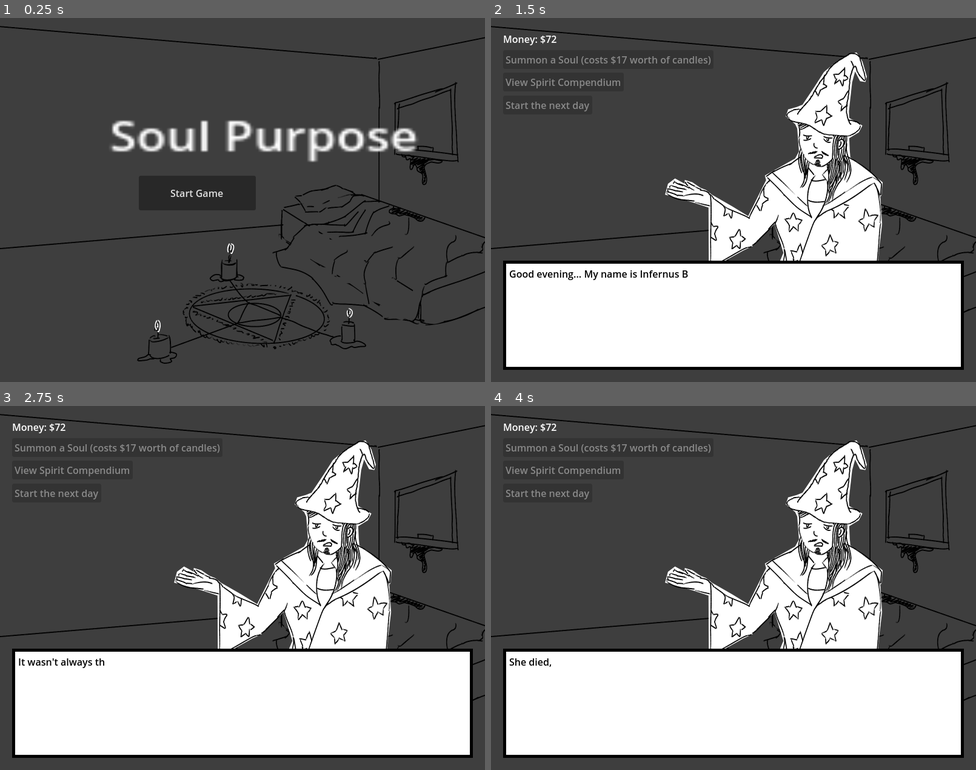
Above: before the commit, frames 1-4 (two rows, left to right).
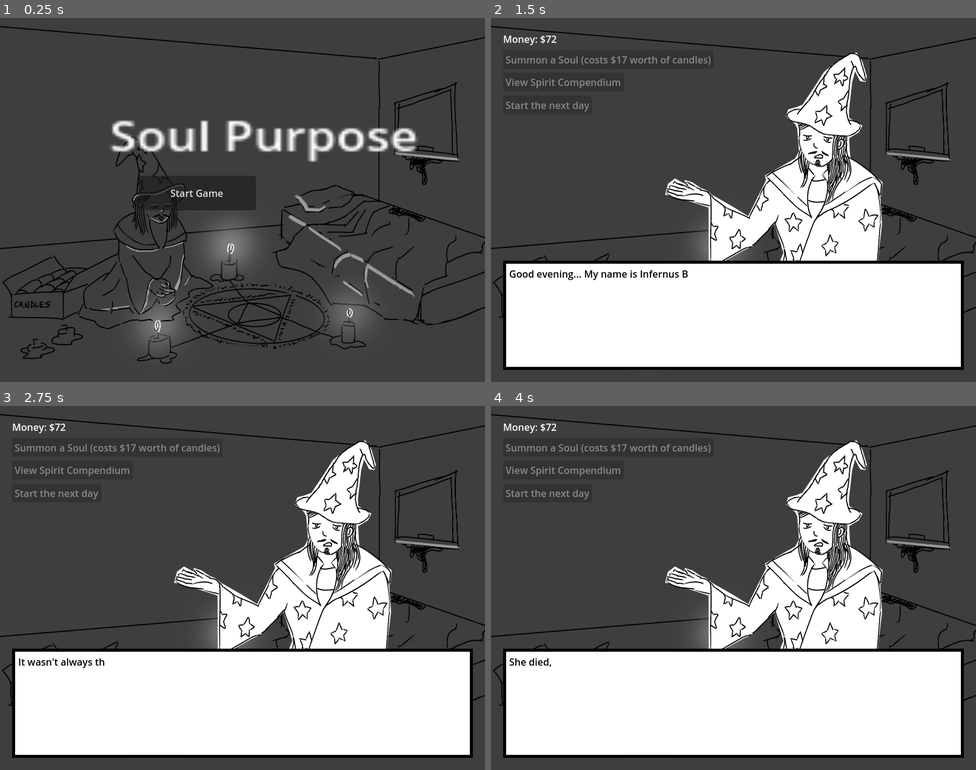
Above: after the commit, the same moments.

Repository: m4ym4y/ld55-soul-purpose
Game: Godot game, scene res://main.tscn
Same seed, same stepped clock (60 frames per second), same inputs: the game is played once before the commit and once after it.
Inputs (mouse positions are in pixels of both pictures, inside the frame that each line leads up to):
- Up to frame 1 (0.25 s): no input
- Up to frame 2 (1.5 s): click "Start Game" at 0.5 s; tap Enter at 1.25 s; move the mouse to (840, 181) at 1.27 s; click (840, 181) at 1.42 s
- Up to frame 3 (2.75 s): tap Space at 2 s; move the mouse to (145, 606) at 2.02 s; click (145, 606) at 2.17 s
- Up to frame 4 (4 s): tap Enter at 2.75 s; move the mouse to (782, 507) at 2.77 s; click (782, 507) at 2.92 s; tap Space at 3.5 s; move the mouse to (709, 660) at 3.52 s; click (709, 660) at 3.67 s

The runs differ from the first frame. In frame 1, 4.6% of the frame differs, in the area x 0-95%, y 32-94%; in frame 2, 0.7%; in frame 3, 0.7%; in frame 4, 0.7%.

Commit message:
summoning animation

Diff:
--- a/office.gd
+++ b/office.gd
@@ -69,6 +69,7 @@
 	$Fade.visible = true
 	$TextBox.display("")
 	ending = true
+	$SubmitBox.queue_free()
 	$DialogueBox.visible = true
 	$DialogueBox.init([
 		{
--- a/room.gd
+++ b/room.gd
@@ -112,11 +112,13 @@
 	])
 
 func _on_dialogue_box_finished():
+	print("DIALOGUE BOX FINISHED")
 	if summoning:
 		return
 	if ending_day:
 		finished.emit()
 		return
+	$Room.play("default")
 	$SummonResult.play("default")
 	$DialogueBox.visible = false
 	$Fade.visible = false
@@ -147,6 +149,7 @@
 func _on_next_day_button_pressed():
 	$Fade.visible = true
 	ending_day = true
+	$Room.play("empty")
 	$DialogueBox.visible = true
 	$DialogueBox.init([
 		{
--- a/room.tscn
+++ b/room.tscn
@@ -1,16 +1,26 @@
-[gd_scene load_steps=16 format=3 uid="uid://dw8sq5c35d3e3"]
+[gd_scene load_steps=26 format=3 uid="uid://dw8sq5c35d3e3"]
 
 [ext_resource type="Script" path="res://room.gd" id="1_5a0lj"]
 [ext_resource type="Texture2D" uid="uid://dp6t6a8nt5ogo" path="res://assets/room1.png" id="2_uhwfe"]
+[ext_resource type="Texture2D" uid="uid://c2k8b6k7s5wcw" path="res://assets/room-empty.png" id="3_1olt3"]
+[ext_resource type="Texture2D" uid="uid://ddaujmsfqks3s" path="res://assets/room2.png" id="3_1uoe5"]
 [ext_resource type="Texture2D" uid="uid://bn867nufsawqh" path="res://assets/room.png" id="3_bvvmn"]
 [ext_resource type="Texture2D" uid="uid://b1o1ne20lcd5y" path="res://assets/dave0.png" id="4_0oa7i"]
 [ext_resource type="Texture2D" uid="uid://dgpg7c0bmxrh0" path="res://assets/dave.png" id="4_2dpmh"]
 [ext_resource type="PackedScene" uid="uid://d1b6843ixwxes" path="res://transition_box.tscn" id="5_p8ga4"]
+[ext_resource type="Texture2D" uid="uid://dxldda7vd0xq5" path="res://assets/room3.png" id="5_r74sv"]
+[ext_resource type="Texture2D" uid="uid://bylda0yyunkyl" path="res://assets/room4.png" id="6_f0lmr"]
 [ext_resource type="Texture2D" uid="uid://f18mbfdkmf4g" path="res://assets/lab8researcher0.png" id="6_wwwmp"]
 [ext_resource type="Texture2D" uid="uid://bc1brlgr4nvio" path="res://assets/lab8researcher.png" id="7_jirfx"]
+[ext_resource type="Texture2D" uid="uid://bsilxxvg5sfb4" path="res://assets/room5.png" id="7_ytjpa"]
 [ext_resource type="Texture2D" uid="uid://bqfpu861xiaml" path="res://assets/trudy0.png" id="8_aygcv"]
+[ext_resource type="Texture2D" uid="uid://dm553wwra2tf6" path="res://assets/room6.png" id="8_fullp"]
+[ext_resource type="Texture2D" uid="uid://dj850pa7w4bnk" path="res://assets/room7.png" id="9_3gacd"]
 [ext_resource type="Texture2D" uid="uid://c4f4d26n7wjgg" path="res://assets/trudy.png" id="9_8kctf"]
+[ext_resource type="Texture2D" uid="uid://pcnemrfyom55" path="res://assets/room8.png" id="10_0pmh1"]
+[ext_resource type="Texture2D" uid="uid://dodhigqs33wyh" path="res://assets/room9.png" id="11_lspsq"]
 [ext_resource type="PackedScene" uid="uid://yavs46qwbjny" path="res://state_container.tscn" id="11_vl6ey"]
+[ext_resource type="Texture2D" uid="uid://cw8onxu3ujimt" path="res://assets/room10.png" id="12_13ox5"]
 [ext_resource type="PackedScene" uid="uid://b1yofrb2qrxbe" path="res://dialogue_box.tscn" id="12_40mwk"]
 [ext_resource type="PackedScene" uid="uid://1b7a0ydchq46" path="res://compendium.tscn" id="13_tygmm"]
 
@@ -25,39 +35,137 @@
 "speed": 0.0
 }, {
 "frames": [{
-"duration": 5.0,
+"duration": 1.0,
+"texture": ExtResource("3_1olt3")
+}],
+"loop": true,
+"name": &"empty",
+"speed": 5.0
+}, {
+"frames": [{
+"duration": 1.0,
 "texture": ExtResource("3_bvvmn")
 }, {
 "duration": 1.0,
-"texture": ExtResource("2_uhwfe")
-}, {
-"duration": 4.0,
+"texture": ExtResource("3_1uoe5")
+}, {
+"duration": 1.0,
+"texture": ExtResource("2_uhwfe")
+}, {
+"duration": 1.0,
+"texture": ExtResource("3_1uoe5")
+}, {
+"duration": 1.0,
+"texture": ExtResource("2_uhwfe")
+}, {
+"duration": 1.0,
+"texture": ExtResource("3_1uoe5")
+}, {
+"duration": 1.0,
+"texture": ExtResource("2_uhwfe")
+}, {
+"duration": 1.0,
+"texture": ExtResource("3_1uoe5")
+}, {
+"duration": 1.0,
+"texture": ExtResource("2_uhwfe")
+}, {
+"duration": 1.0,
+"texture": ExtResource("3_1uoe5")
+}, {
+"duration": 1.0,
+"texture": ExtResource("2_uhwfe")
+}, {
+"duration": 1.0,
+"texture": ExtResource("3_1uoe5")
+}, {
+"duration": 1.0,
+"texture": ExtResource("2_uhwfe")
+}, {
+"duration": 1.0,
+"texture": ExtResource("3_1uoe5")
+}, {
+"duration": 1.0,
+"texture": ExtResource("2_uhwfe")
+}, {
+"duration": 1.0,
+"texture": ExtResource("3_1uoe5")
+}, {
+"duration": 1.0,
+"texture": ExtResource("2_uhwfe")
+}, {
+"duration": 1.0,
+"texture": ExtResource("3_1uoe5")
+}, {
+"duration": 1.0,
+"texture": ExtResource("2_uhwfe")
+}, {
+"duration": 1.0,
+"texture": ExtResource("3_1uoe5")
+}, {
+"duration": 1.0,
+"texture": ExtResource("2_uhwfe")
+}, {
+"duration": 1.0,
+"texture": ExtResource("3_1uoe5")
+}, {
+"duration": 1.0,
+"texture": ExtResource("2_uhwfe")
+}, {
+"duration": 1.0,
+"texture": ExtResource("3_1uoe5")
+}, {
+"duration": 6.0,
+"texture": ExtResource("5_r74sv")
+}, {
+"duration": 6.0,
+"texture": ExtResource("6_f0lmr")
+}, {
+"duration": 12.0,
+"texture": ExtResource("7_ytjpa")
+}, {
+"duration": 1.0,
+"texture": ExtResource("8_fullp")
+}, {
+"duration": 1.0,
+"texture": ExtResource("9_3gacd")
+}, {
+"duration": 1.0,
+"texture": ExtResource("10_0pmh1")
+}, {
+"duration": 1.0,
+"texture": ExtResource("11_lspsq")
+}, {
+"duration": 1.0,
+"texture": ExtResource("10_0pmh1")
+}, {
+"duration": 1.0,
+"texture": ExtResource("9_3gacd")
+}, {
+"duration": 1.0,
+"texture": ExtResource("8_fullp")
+}, {
+"duration": 1.0,
+"texture": ExtResource("9_3gacd")
+}, {
+"duration": 1.0,
+"texture": ExtResource("10_0pmh1")
+}, {
+"duration": 1.0,
+"texture": ExtResource("11_lspsq")
+}, {
+"duration": 10.0,
+"texture": ExtResource("7_ytjpa")
+}, {
+"duration": 12.0,
+"texture": ExtResource("12_13ox5")
+}, {
+"duration": 12.0,
 "texture": ExtResource("3_bvvmn")
-}, {
-"duration": 1.0,
-"texture": ExtResource("2_uhwfe")
-}, {
-"duration": 3.0,
-"texture": ExtResource("3_bvvmn")
-}, {
-"duration": 1.0,
-"texture": ExtResource("2_uhwfe")
-}, {
-"duration": 2.0,
-"texture": ExtResource("3_bvvmn")
-}, {
-"duration": 1.0,
-"texture": ExtResource("2_uhwfe")
-}, {
-"duration": 1.0,
-"texture": ExtResource("3_bvvmn")
-}, {
-"duration": 1.0,
-"texture": ExtResource("2_uhwfe")
 }],
 "loop": false,
 "name": &"summoning",
-"speed": 5.0
+"speed": 10.0
 }]
 
 [sub_resource type="SpriteFrames" id="SpriteFrames_yot1y"]
@@ -109,8 +217,9 @@
 
 [node name="Room" type="AnimatedSprite2D" parent="."]
 position = Vector2(400, 300)
-scale = Vector2(0.5, 0.5)
+scale = Vector2(0.501109, 0.5)
 sprite_frames = SubResource("SpriteFrames_akn02")
+animation = &"empty"
 
 [node name="Button" type="Button" parent="."]
 offset_left = 20.0
Binary file added: assets/room-empty.png
Not shown, added: assets/room-empty.png.import
Binary file changed: assets/room.png
Binary file changed: assets/room1.png
Binary file added: assets/room10.png
Not shown, added: assets/room10.png.import
Binary file added: assets/room2.png
Not shown, added: assets/room2.png.import
Binary file added: assets/room3.png
Not shown, added: assets/room3.png.import
Binary file added: assets/room4.png
Not shown, added: assets/room4.png.import
(and 11 more such lines)
